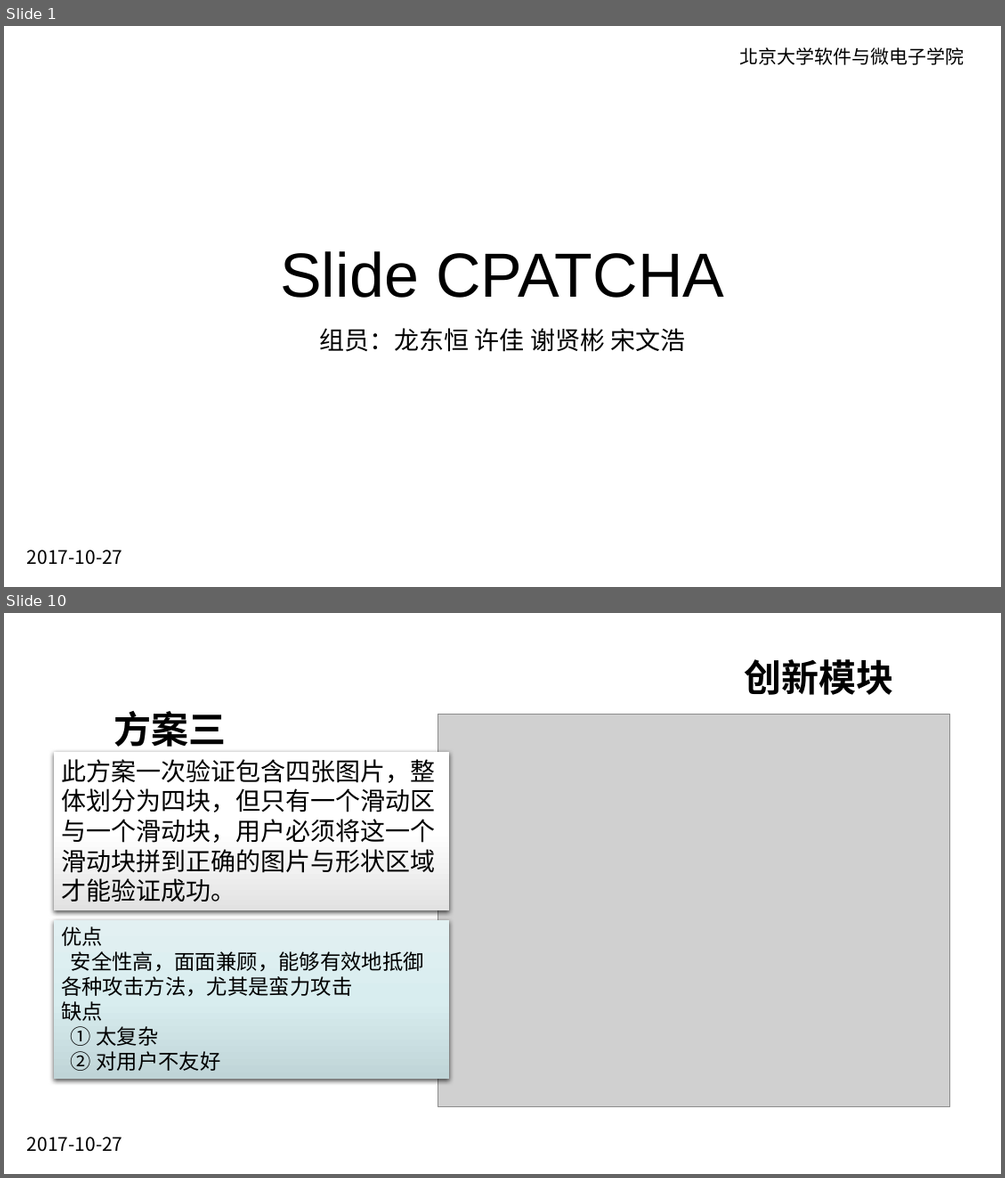
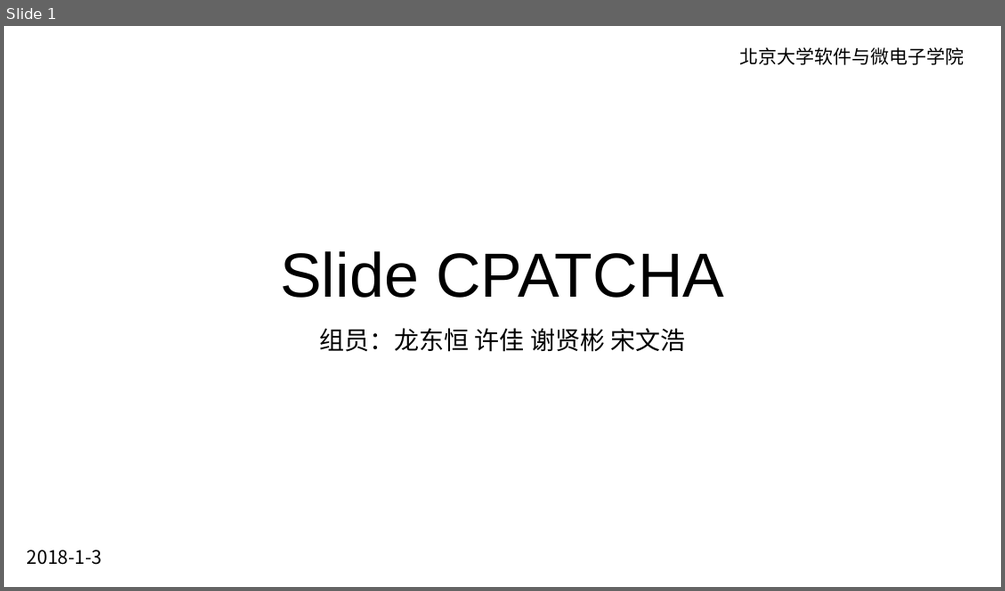
Before and after one commit to kebreathing/Slide-CPATCHA, a slide deck: ppt/Slide-CPATCHA-结题报告.pptx. Shown one above the other, each under a label of ours: slides 1 and 10 before the commit, slide 1 after it; the slides between them are not shown. The pictures are 1005x1178 and 1005x591 pixels, drawn with LibreOffice and Linux fonts; fonts in the diff are those of the drawing; grey boxes stand for pictures; background and template pictures are left out. Boxes give left, top, right and bottom in pixels: in the first picture for what was removed or moved away, otherwise in the second. Text is boxed around its words. In the diff, an @@ line names an element or a change of style, - is before the commit and + after.

```diff
--- a/ppt/Slide-CPATCHA-结题报告.pptx
+++ b/ppt/Slide-CPATCHA-结题报告.pptx
@@ slide 10 removed at [4,613,1001,1174], background picture (left out) @@
@@ title removed at [744,659,893,695] @@
-创新模块
@@ text removed at [113,711,226,747] @@
-方案三
@@ picture removed at [438,714,950,1107] @@
@@ rectangle removed at [54,752,450,910] @@
-此方案一次验证包含四张图片，整体划分为四块，但只有一个滑动区与一个滑动块，用户必须将这一个滑动块拼到正确的图片与形状区域才能验证成功。
@@ rectangle removed at [54,920,450,1078] @@
-优点
-安全性高，面面兼顾，能够有效地抵御各种攻击方法，尤其是蛮力攻击
-缺点
-① 太复杂
-② 对用户不友好
@@ text removed at [27,1136,123,1151] @@
-2017-10-27
@@ slide 1 changed as well @@
@@ text removed at [27,549,123,564] @@
-2017-10-27
@@ text added at [27,549,102,564], 18 pt, text #000000 @@
+2018-1-3
```
Also in this commit, not shown: 3 other slides changed, 6 slides added, 10 other slides removed, 1 other file.
